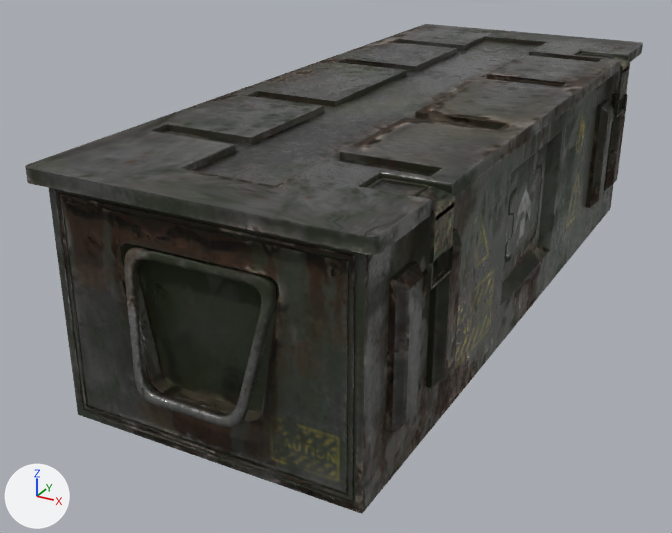
The glTF model assets/models/touch-grass-crate/scene.gltf as it was, and as the next commit left it.
The view is the same before and after, from a camera (50 mm lens) standing at (8.5, -0.13, 2.51) and looking at (4.22, 7.64, -1.38). The lights are fixed; the arrows at lower left show +X, +Y and +Z. The first picture is the older version. Where no turn or scale is listed for an object, it has been applied to the vertices.

Objects in the first picture: 'Cube.004_Weapons Crate_0'.
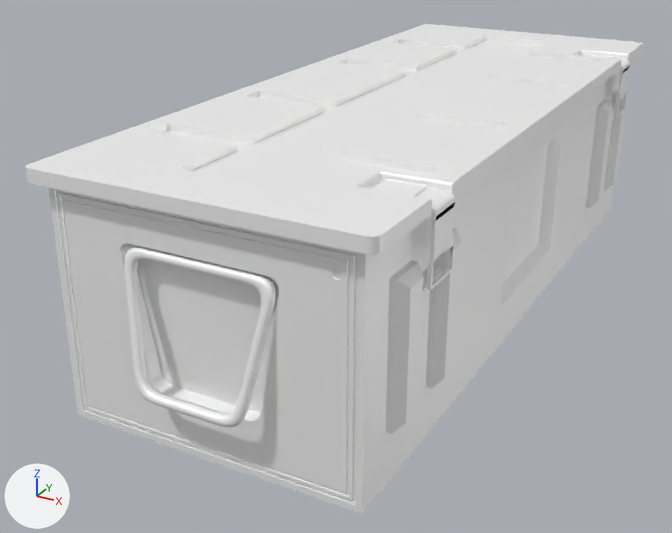
Pixel boxes (x1, y1, x2, y2) of what changed, in the pictures (672 x 533 px):
'Cube.004_Weapons Crate_0', recoloured (lighter): (25, 24, 643, 514) in both

Patch to the scene script:
```diff
--- a/assets/models/touch-grass-crate/scene.gltf.py
+++ b/assets/models/touch-grass-crate/scene.gltf.py
@@ mat_touchgrass_crate_base @@
+mat_touchgrass_crate_base = principled_material('TouchGrass_Crate_Base')
+mat_touchgrass_crate_base.base_color = (1.0, 1.0, 1.0)  # white #ffffff
+mat_touchgrass_crate_base.metallic = 0.28
@@ me_cube_004_weapons_crate_0 @@
 me_cube_004_weapons_crate_0.from_pydata(...)  # 8773 vertices, 17689 faces; spans x -2.0..0.94, y -3.82..4.11, z -1.41..0.74
-me_cube_004_weapons_crate_0.materials.append(mat_weapons_crate)
+me_cube_004_weapons_crate_0.materials.append(mat_touchgrass_crate_base)  # white #ffffff
```
